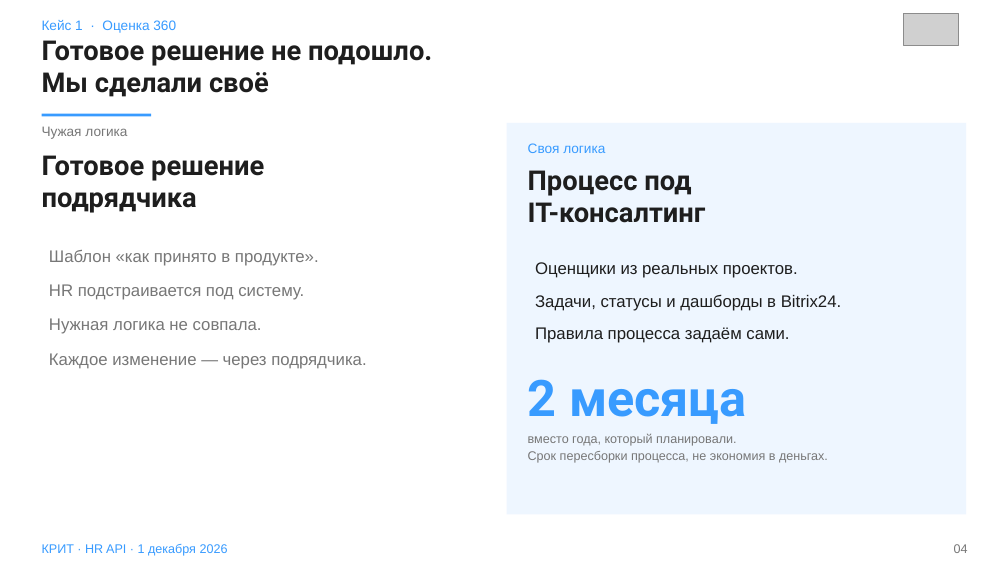
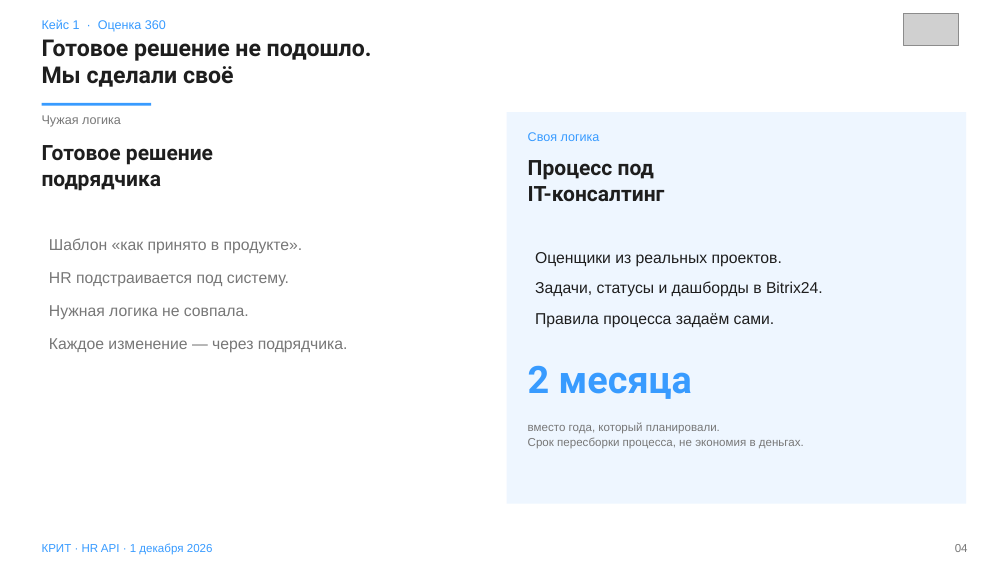
Before and after one commit to Nikisheva/html_krit, a slide deck: slide 4 of HR_API_KRIT_Nikisheva_2026.pptx. Drawn at 1008x567 pixels with LibreOffice and Linux fonts; fonts in the diff are those of the drawing; grey boxes stand for pictures. Boxes give left, top, right and bottom in pixels: in the first picture for what was removed or moved away, otherwise in the second. Text is boxed around its words. In the diff, an @@ line names an element or a change of style, - is before the commit and + after.

```diff
--- a/HR_API_KRIT_Nikisheva_2026.pptx
+++ b/HR_API_KRIT_Nikisheva_2026.pptx
@@ text "Готовое решение не подошло." at (42, 39, 372, 87): size 26 to 22 pt @@
@@ 8 texts, 2 rectangles: place and size @@
-8 texts, 2 rectangles at (42, 113, 966, 514)
+8 texts, 2 rectangles at (42, 103, 966, 504)
@@ text "Готовое решение" at (42, 145, 213, 191): size 26 to 20 pt; line spacing 0.98 to 1.02 @@
@@ size 13 to 12 pt in 3 elements at (42, 19, 166, 32), (42, 115, 121, 127), (528, 132, 600, 141) @@
@@ text "Процесс под" at (528, 160, 665, 202): size 26 to 20 pt; line spacing 0.98 to 1.02 @@
@@ text "Шаблон «как принято в продукте»." at (49, 238, 348, 352): size 16 to 15 pt @@
@@ text "Оценщики из реальных проектов." at (535, 252, 823, 328): size 16 to 15 pt @@
@@ text "2 месяца" at (528, 365, 692, 399): size 48 to 36 pt @@
@@ size 12 to 11 pt in 3 elements at (42, 543, 213, 555), (955, 544, 968, 552), (528, 422, 804, 449) @@
```
Also in this commit, not shown: 13 other slides changed, 3 other files.
